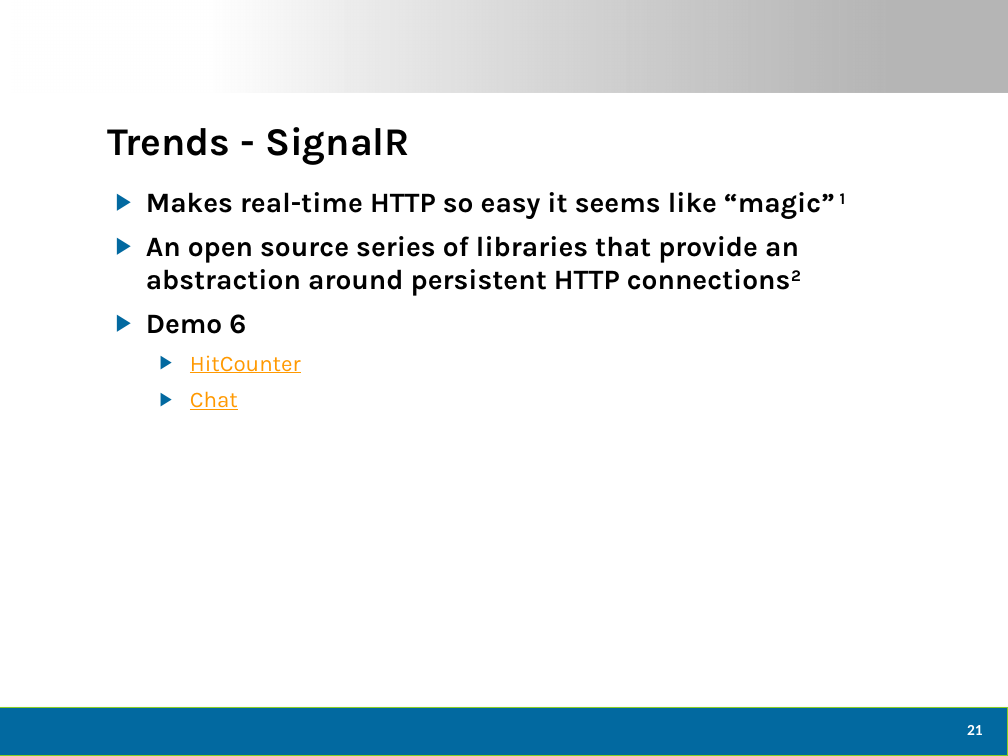
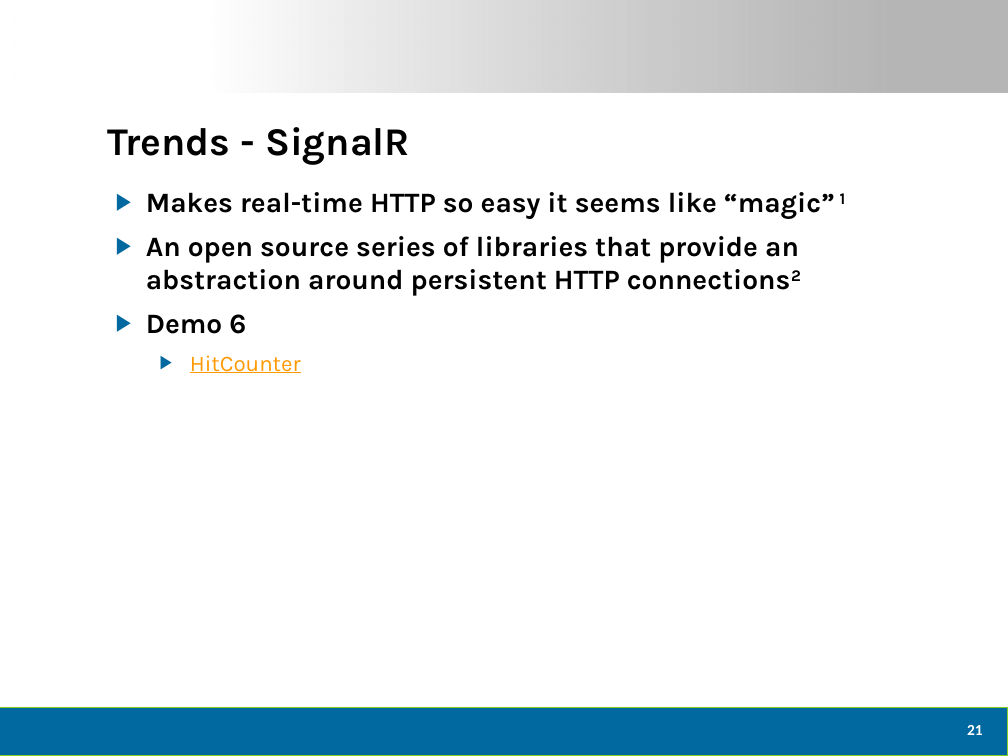
Before and after one commit to dtomyn/HTML5Demo1, a slide deck: slide 22 of Docs/2012 - Live360 Event Review (NEWER).pptx. Drawn at 1008x756 pixels with LibreOffice and Linux fonts; fonts in the diff are those of the drawing; background and template pictures are left out. Boxes give left, top, right and bottom in pixels: in the first picture for what was removed or moved away, otherwise in the second. Text is boxed around its words. In the diff, an @@ line names an element or a change of style, - is before the commit and + after.

```diff
--- a/Docs/2012 - Live360 Event Review (NEWER).pptx
+++ b/Docs/2012 - Live360 Event Review (NEWER).pptx
@@ text at [190, 391, 238, 410]: paragraph removed @@
-  ▶ Chat
```
Also in this commit, not shown: 10 other slides changed, 1 other file.
